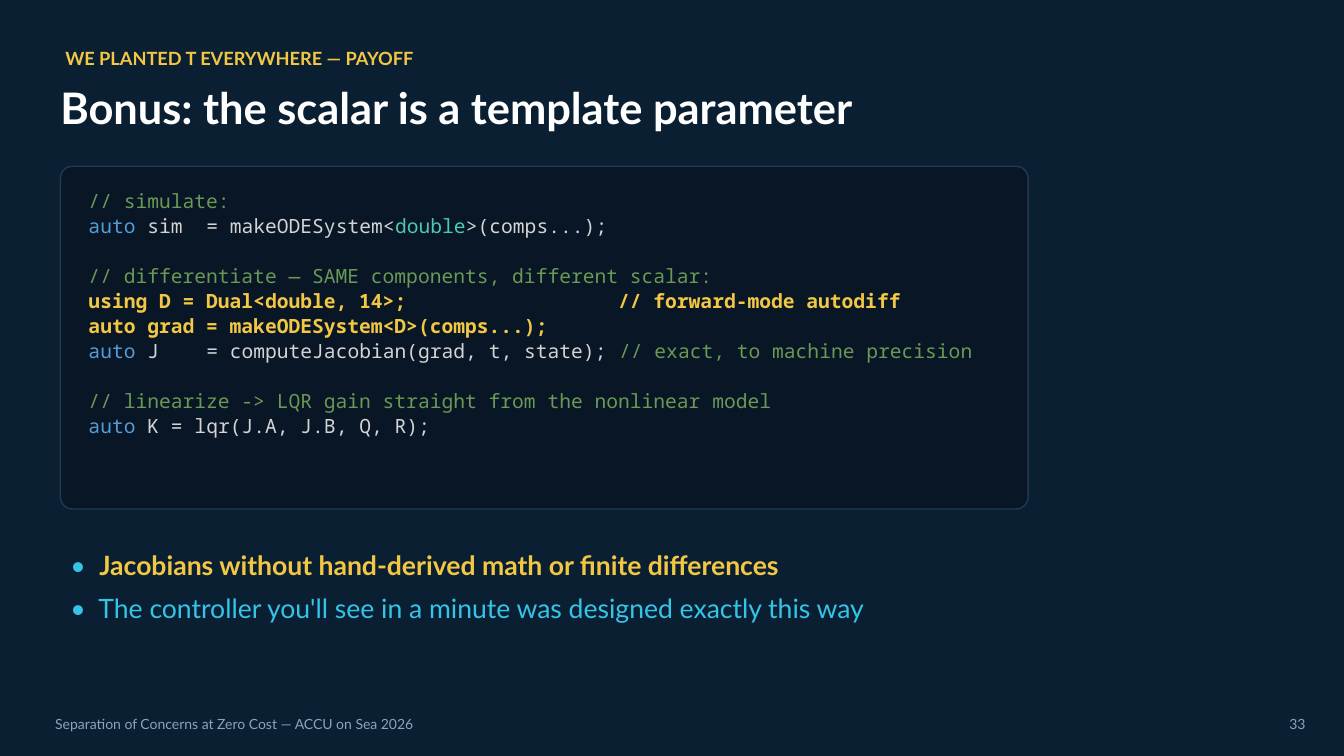
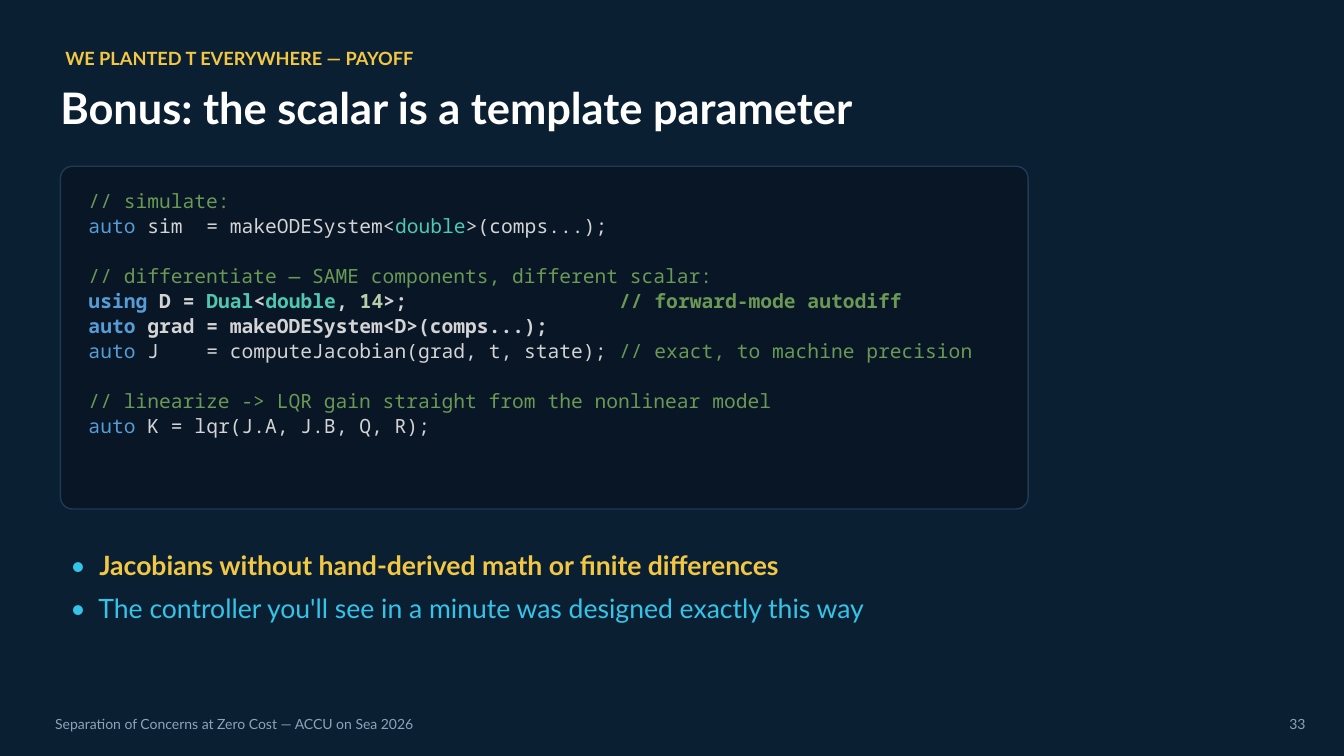
Before and after one commit to jedrzejmichalczyk/accu-on-sea-2026-modular-physics, a slide deck: slide 33 of slides/ACCU-Separation-of-Concerns-at-Zero-Cost.pptx. Drawn at 1344x756 pixels with LibreOffice and Linux fonts; fonts in the diff are those of the drawing. Boxes give left, top, right and bottom in pixels: in the first picture for what was removed or moved away, otherwise in the second. Text is boxed around its words. In the diff, an @@ line names an element or a change of style, - is before the commit and + after.

```diff
--- a/slides/ACCU-Separation-of-Concerns-at-Zero-Cost.pptx
+++ b/slides/ACCU-Separation-of-Concerns-at-Zero-Cost.pptx
@@ text at (88, 293, 901, 338): text colour #F2C744 to #569CD6 in "using", "auto"; text colour #F2C744 to #D4D4D4 in "D = Dual<double, 14>;", "grad = makeODESystem<D>(comps...);"; text colour #F2C744 to #4EC9B0 in "Dual<double,"; text colour #F2C744 to #B5CEA8 in "14>;"; text colour #F2C744 to #6A9955 in "// forward-mode autodiff" @@
```
Also in this commit, not shown: 4 other slides changed, 1 other file.
